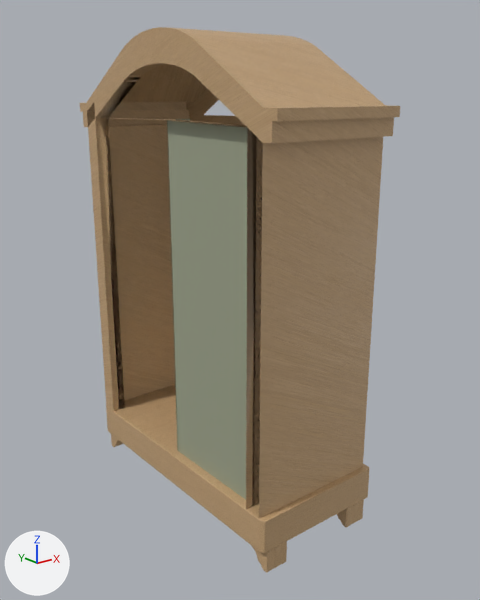
An edit to the FBX model Assets/BlenderCustom/Closet_Three.fbx, drawn before and after from the same camera.
The view is the same before and after, from a 50 mm lens placed at (-8.09, -8.92, 5.55), pointed at (-3.05, -2.63, 3.04). The lights are fixed; the arrows at lower left show +X, +Y and +Z. Where no turn or scale is listed for an object, it has been applied to the vertices. Vertices at the same position are counted once.

The older version as bpy lines, for what is in view:
```python
me_cube_311 = bpy.data.meshes.new('Cube.311')
me_cube_311.from_pydata(...)  # 293 vertices, 216 faces; spans x -4.04..-2.35, y -4.39..-0.5, z 1.1..6.2
# faces by material slot: [206, 10]
me_cube_311.materials.append(mat_material_020)
me_cube_311.materials.append(mat_material_025)  # grey #9da38b
me_cube_312 = bpy.data.meshes.new('Cube.312')
me_cube_312.from_pydata(...)  # 772 vertices, 770 faces; spans x -0.95..0.82, y -1.81..1.81, z -0.21..0.21
me_cube_312.materials.append(mat_material_020)
me_cube_313 = bpy.data.meshes.new('Cube.313')
me_cube_313.from_pydata(...)  # 528 vertices, 488 faces; spans x -0.17..1.44, y -3.47..0.14, z -0.14..0.14
me_cube_313.materials.append(mat_material_020)
ob_c_base2 = bpy.data.objects.new('C_Base2', me_cube_311)
ob_c_base2.location = (0.0, 0.0, 0.0)
ob_cube = bpy.data.objects.new('Cube', me_cube_312)
ob_cube.location = (-3.1, -2.45, 0.9)
ob_cube_001 = bpy.data.objects.new('Cube.001', me_cube_313)
ob_cube_001.location = (-3.81, -0.79, 0.55)
```
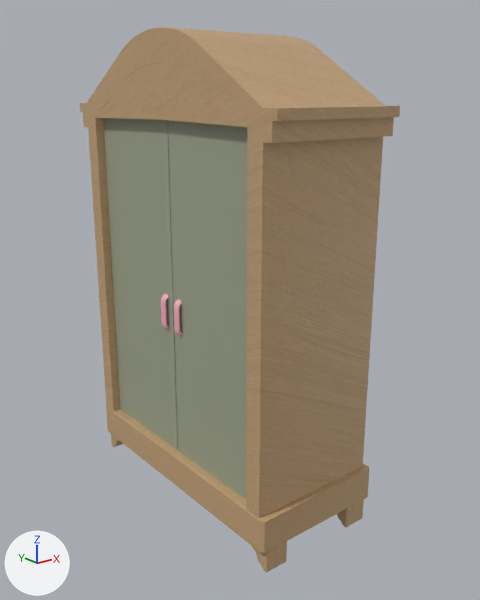
Where the newer file only moved an object's origin or applied its transform, the numbers keep the older frame.

Location of each change, (x1, y1, x2, y2) in pixels of the pictures (480 x 600 px):
'NurbsPath.006', added: after (174, 299, 183, 336)
'NurbsPath.005', added: after (161, 294, 169, 330)
part 1 of me_cube_311, built on: before (87, 73, 262, 505); after (84, 60, 266, 511)

What the commit changed:
Material 'Material.022' (mat_material_022) is new.
Its base color is (1.0, 0.462, 0.578) (pink #ffb5c8).
me_cube_311 is used by ob_c_base2; location (0.0, 0.0, 0.0).
me_cube_311 had 293 vertices, 216 faces and spanned x -4.04..-2.35, y -4.39..-0.5, z 1.1..6.2.
me_cube_311 now has 6303 vertices, 13429 faces and spans x -4.04..-2.35, y -4.39..-0.5, z 1.1..6.2.
me_cube_311 part 1: 1 vertex moved within x -4.04, y -1.68, z 5.67; 8 vertices removed from x -4.04..-2.35, y -4.39..-0.5, z 5.24..5.3; 6018 vertices added at x -4.04..-2.35, y -4.39..-0.5, z 1.1..6.2.
Mesh me_nurbspath_012 is new.
It has 3168 vertices, 6332 faces and spans x -0.03..0.187, y -0.051..0.051, z -0.257..0.257.
It uses material mat_material_022 (pink #ffb5c8).
Object 'NurbsPath.006' (ob_nurbspath_006) is new; it shows me_nurbspath_012.
Its location is (-3.97, -2.57, 2.97).
Object 'NurbsPath.005' (ob_nurbspath_005) is new; it shows a copy of me_nurbspath_012.
Its location is (-3.97, -2.28, 2.97).
